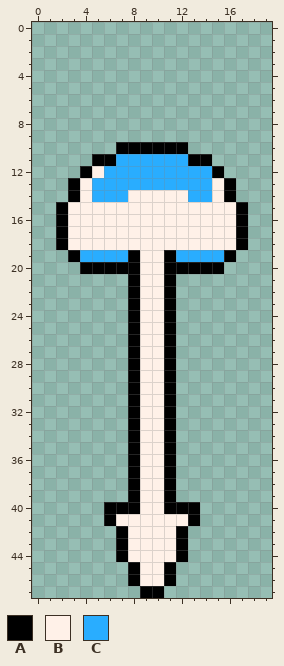
A pixel-art sprite gets an edit: assets/images/cursor.png. Above, as it was before the edit.
The file is 20x48 pixels.
Palette (. is transparent): A #000000  B #fff1e8  C #29adff
Pixels before, first column x 2:
10 .....AAAAAA.....
11 ...AACCCCCCAA...
12 ..ABCCCCCCCCCA..
13 .ABCCCCCCCCCCBA.
14 .ABCCCBBBBBCCBA.
15 ABBBBBBBBBBBBBBA
16 ABBBBBBBBBBBBBBA
17 ABBBBBBBBBBBBBBA
18 ABBBBBBBBBBBBBBA
19 .ACCCCABBACCCCA.
20 ..AAAAABBAAAAA..
21 ......ABBA......
22 ......ABBA......
23 ......ABBA......
24 ......ABBA......
25 ......ABBA......
26 ......ABBA......
27 ......ABBA......
28 ......ABBA......
29 ......ABBA......
30 ......ABBA......
31 ......ABBA......
32 ......ABBA......
33 ......ABBA......
34 ......ABBA......
35 ......ABBA......
36 ......ABBA......
37 ......ABBA......
38 ......ABBA......
39 ......ABBA......
40 ....AAABBAAA....
41 ....ABBBBBBA....
42 .....ABBBBA.....
43 .....ABBBBA.....
44 .....ABBBBA.....
45 ......ABBA......
46 ......ABBA......
47 .......AA.......
The same view after the edit:
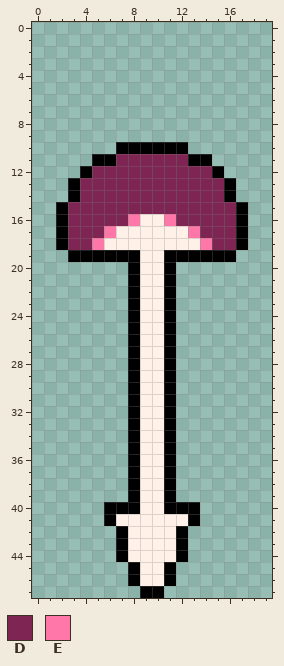
Colours new in this view: D #7e2553  E #ff77a8
What changed:
The author changed colour C to colour A in row 19 at x 4 to 7 and 12 to 15.
The author changed colour B to colour D in row 12 at x 5; in row 13 at x 4 and 15; in row 14 at x 4, 8 to 12 and 15; in row 15 at x 3 to 16; in row 16 at x 3 to 7 and 12 to 16; in row 17 at x 3 to 5 and 14 to 16.
The author changed colour B to colour D in row 18 at x 3 to 4 and 15 to 16.
The author changed colour C to colour D in row 11 at x 7 to 12; in row 12 at x 6 to 14; in row 13 at x 5 to 14; in row 14 at x 5 to 7 and 13 to 14.
The author changed colour B to colour E in row 16 at x 8 and 11; in row 17 at x 6 and 13; in row 18 at x 5 and 14.
Colour A is removed in row 20 at x 4 to 7 and 12 to 15.
Changed places in both pictures, as pixel boxes (x1, y1, x2, y2):
changed: (68, 154, 236, 274)
